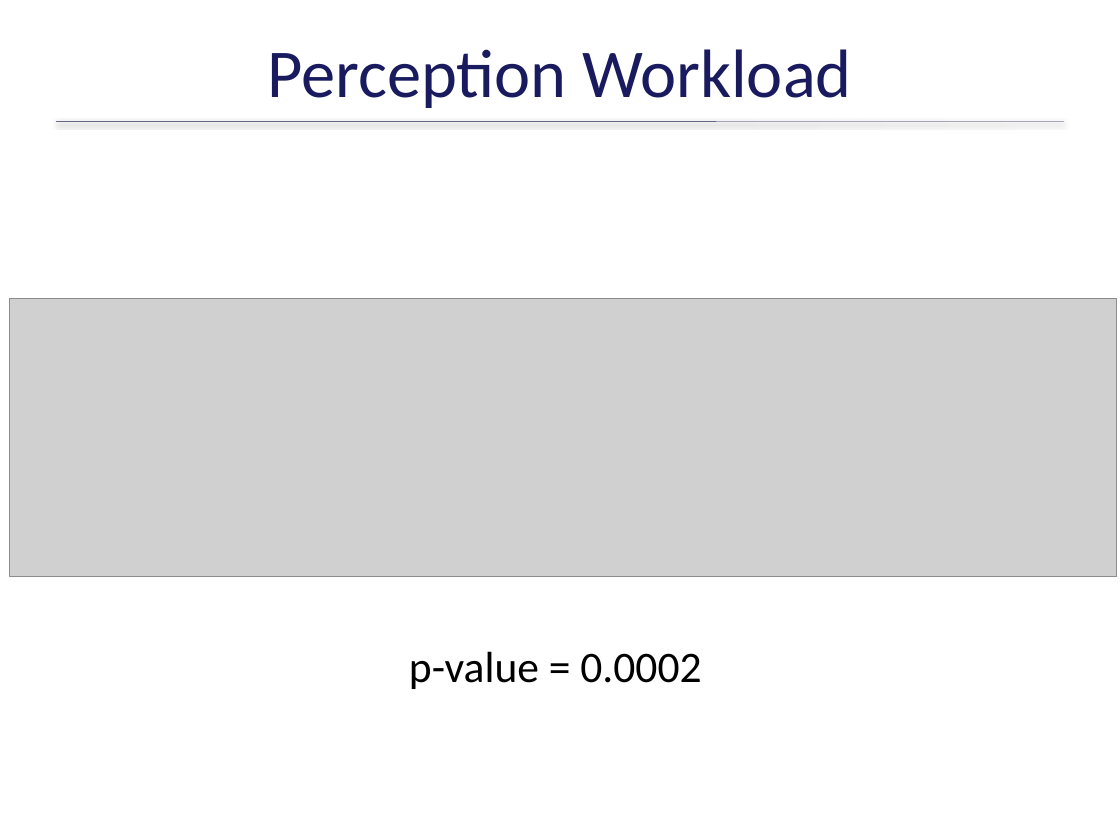
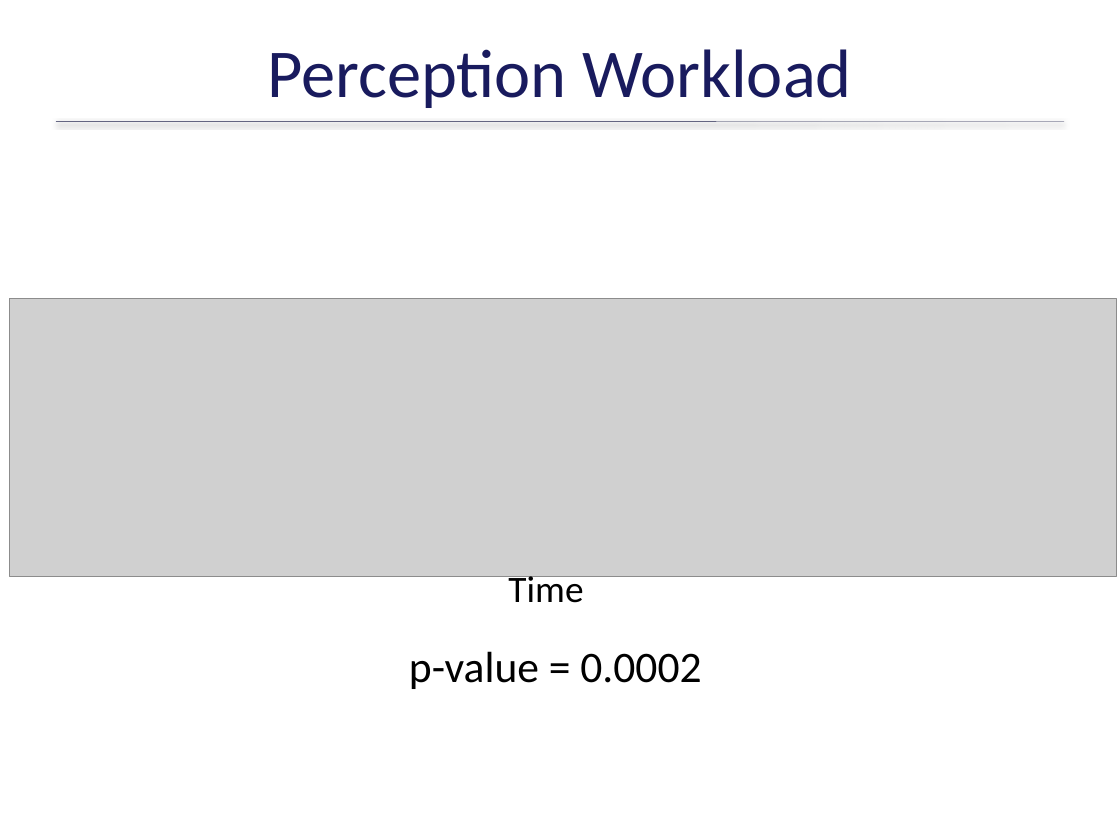
Before and after one commit to ericmercer/workload, a slide deck: slide 48 of publications_and_presentations/BYU13-03-Operator-Workload-Feb-2015.pptx. Drawn at 1120x840 pixels with LibreOffice and Linux fonts; fonts in the diff are those of the drawing; grey boxes stand for pictures; background and template pictures are left out. Boxes give left, top, right and bottom in pixels: in the first picture for what was removed or moved away, otherwise in the second. Text is boxed around its words. In the diff, an @@ line names an element or a change of style, - is before the commit and + after.

```diff
--- a/publications_and_presentations/BYU13-03-Operator-Workload-Feb-2015.pptx
+++ b/publications_and_presentations/BYU13-03-Operator-Workload-Feb-2015.pptx
@@ text added at (508,571,583,603), 24 pt, text #000000 @@
+Time
```
Also in this commit, not shown: 8 other slides changed, 3 slides added, 1 slide removed, 16 other files.
